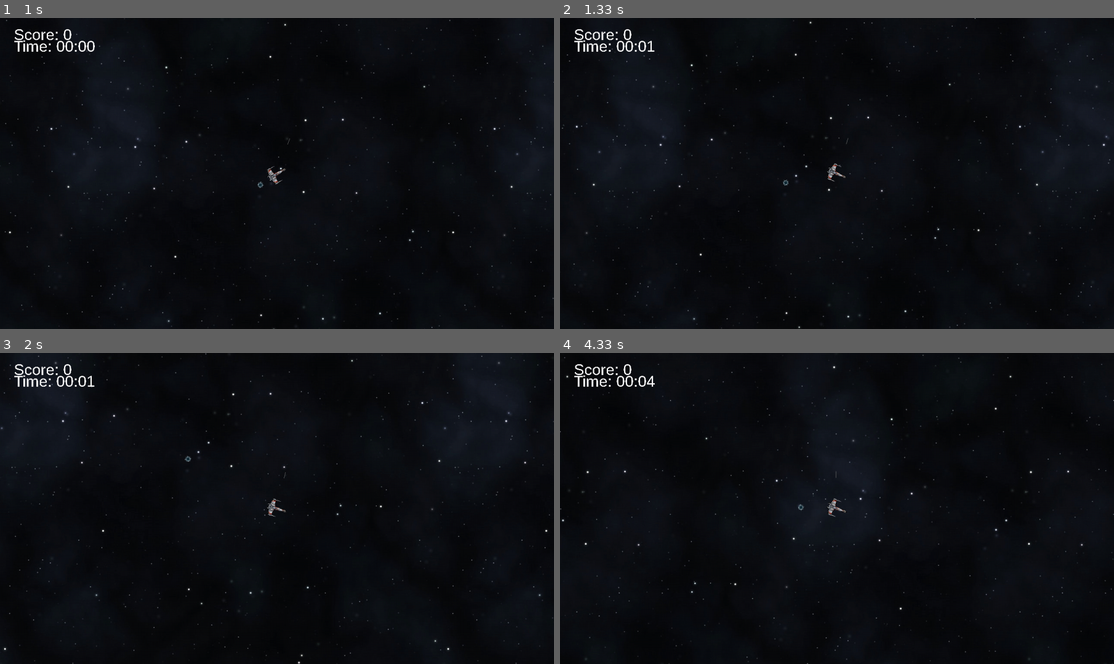
Above: before the commit, frames 1-4 (two rows, left to right).
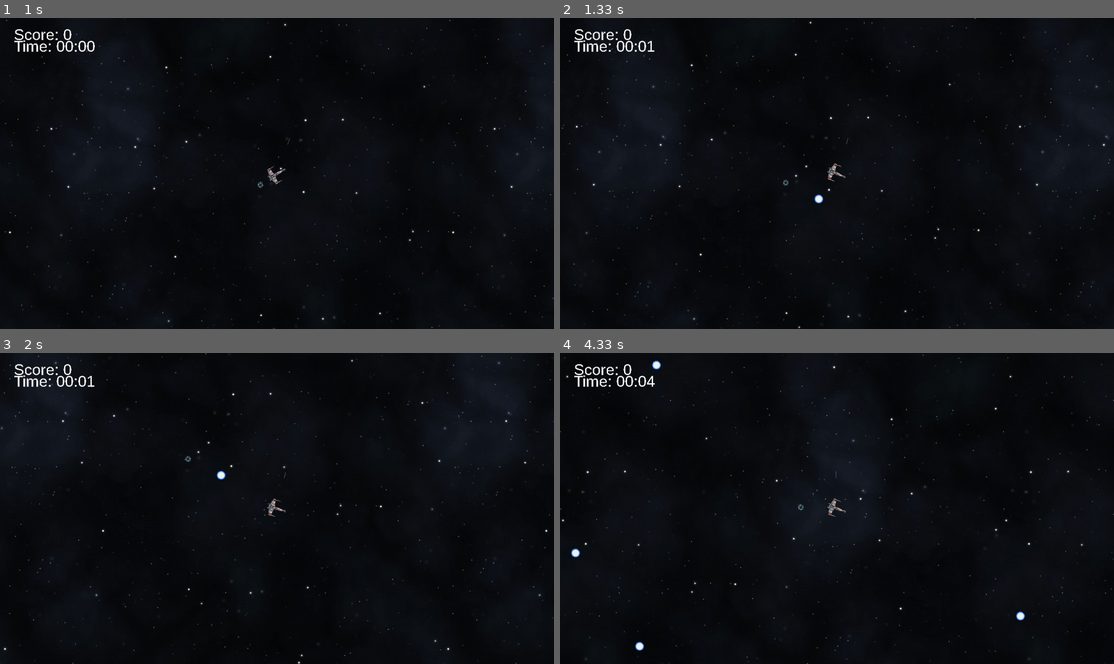
Above: after the commit, the same moments.

Repository: Lqueed/pygame_sample
Game: pygame game, started from main.py
Same seed, same stepped clock (60 frames per second), same inputs: the game is played once before the commit and once after it.
Inputs:
- Up to frame 1 (1 s): tap Space at 0.33 s; hold Right from 0.67 s (still down); tap Ctrl at 0.73 s; tap Alt at 0.82 s
- Up to frame 2 (1.33 s): tap Ctrl at 1.03, 1.23 s; release Right at 1.13 s; hold Right from 1.17 s (still down)
- Up to frame 3 (2 s): tap Ctrl at 1.53, 1.73 s; release Right at 1.63 s; hold Left from 1.67 s (still down)
- Up to frame 4 (4.33 s): tap Ctrl at 2.03, 2.3, 2.6, 2.73, 3.03, 3.4, 3.7, 3.9, 4.2 s; release Left at 2.2 s; hold Left 2.23-2.63 s; tap Alt at 2.38, 3.98 s; hold Right 2.67-3.3 s; hold Left 3.33-3.8 s; hold Right 3.83-4.3 s

Frame 1 is identical in both runs. In frame 2, less than 0.1% of the frame differs, in the area x 45-48%, y 56-60%; in frame 3, less than 0.1%; in frame 4, 0.2%, in the area x 2-84%, y 2-96%.

Commit message:
init shot bonus

Diff:
--- a/cmd/config/config.py
+++ b/cmd/config/config.py
@@ -12,17 +12,21 @@
 PLAYER_ROTATE_SPEED = 3
 BOMB_EXPLOSION_RADIUS = 30
 ARROWS_TO_MOB = True
+SHOT_SPEED = 15
+POWER_SHOT_SPEED = 20
 
 img_folder = "png"
 sounds_folder = "sounds"
 
 #IMAGES
 SHOT_IMG = os.path.join(img_folder, "shot.png")
+POWER_SHOT_IMG = os.path.join(img_folder, "shot_yellow.png")
 BACKGOUND_TILE_IMG = os.path.join(img_folder, "tile_bg_blue.jpg")
 BASE_MOB_IMG = os.path.join(img_folder, "x-wing-small-inverted.png")
 BASE_PLAYER_IMG = os.path.join(img_folder, "x-wing-small.png")
 EXPLOSION_IMAGE = os.path.join(img_folder, "explosion.png")
 BOMB_IMG = os.path.join(img_folder, "bomb.png")
+BONUS_IMG = os.path.join(img_folder, "bonus.png")
 
 # CONTROLS
 PAUSE_KEY = pygame.K_p
--- /dev/null
+++ b/cmd/objects/BaseBonus.py
@@ -0,0 +1,61 @@
+from cmd.helpers.ObjectHelper import rot_center
+import pygame
+import random
+from cmd.config.config import (
+    RES_X,
+    RES_Y,
+    BONUS_IMG
+)
+
+
+class BaseBonus:
+    """
+    Базовый класс для бонусов - хранит состояние, координаты, угол, id и таймер
+    """
+    def __init__(self, id, object_positions, img, screen, pos_x=0, pos_y=0):
+        self.id = id
+        self.object_positions = object_positions
+        self.img = img
+        self.pos_x = pos_x
+        self.pos_y = pos_y
+        self.abs_pos_x = 0
+        self.abs_pos_y = 0
+        self.screen = screen
+        self.age = 0
+        self.set_img(img)
+        self.type = 'power'
+
+    def move(self,
+             left=None,
+             right=None,
+             up=None,
+             down=None):
+        if left:
+            self.abs_pos_x += left
+            self.pos_x += left
+        if right:
+            self.abs_pos_x -= right
+            self.pos_x -= right
+        if up:
+            self.abs_pos_y += up
+            self.pos_y += up
+        if down:
+            self.abs_pos_y -= down
+            self.pos_y -= down
+
+    def set_img(self, img: str = None):
+        self.img = pygame.image.load(img)
+
+    def draw_bonus(self):
+        self.screen.blit(self.img,
+                         (self.abs_pos_x - 10,
+                          self.abs_pos_y - 10))
+
+    def spawn(self):
+        self.abs_pos_x = self.pos_x
+        self.abs_pos_y = self.pos_y
+
+    def spawn_random(self):
+        self.pos_x = random.randint(0, RES_X)
+        self.pos_y = random.randint(0, RES_Y)
+        self.spawn()
--- a/cmd/objects/BaseShot.py
+++ b/cmd/objects/BaseShot.py
@@ -1,21 +1,31 @@
 from cmd.helpers.ObjectHelper import rot_center
 import math
+import pygame
+
+from cmd.config.config import SHOT_SPEED, SHOT_IMG
 
 
 class BaseShot:
     """
     Базовый класс для выстрелов - хранит состояние, координаты, угол, скорость и id
     """
-    def __init__(self, id, object_positions, img, angle, pos_x, pos_y, screen):
+    def __init__(self, id, object_positions, angle, pos_x, pos_y, screen):
         self.id = id
+        self.img = None
         self.object_positions = object_positions
-        self.img = img
         self.angle = angle
         self.pos_x = pos_x
         self.pos_y = pos_y
         self.screen = screen
-        self.speed = 15  # пока хардкод
+        self.speed = SHOT_SPEED
         self.age = 0
+        self.set_img(SHOT_IMG)
+        self.power = False
+
+    def set_img(self, img):
+        self.img = pygame.image.load(img)
+        rotated_shot, _ = rot_center(self.img, self.angle, self.pos_x, self.pos_y)
+        self.img = rotated_shot
 
     def move(self):
         """
--- a/cmd/objects/ObjectPositions.py
+++ b/cmd/objects/ObjectPositions.py
@@ -3,8 +3,10 @@
 
 from cmd.helpers.ObjectHelper import rot_center
 from cmd.objects.BaseShot import BaseShot
+from cmd.objects.PowerShot import PowerShot
 from cmd.objects.BaseMob import BaseMob
 from cmd.objects.BaseBomb import BaseBomb
+from cmd.objects.BaseBonus import BaseBonus
 from cmd.config.config import (
     BASE_MOB_IMG,
     SPAWN_RATE,
@@ -12,7 +14,8 @@
     RES_X,
     RES_Y,
     ARROWS_TO_MOB,
-    BOMB_EXPLOSION_RADIUS
+    BOMB_EXPLOSION_RADIUS,
+    BONUS_IMG
 )
 
 
@@ -29,6 +32,7 @@
         self.mobs = {}
         self.shots = {}
         self.bombs = {}
+        self.bonuses = {}
         self.player_x_size = 20  # mock
         self.player_y_size = 20  # mock
         self.mob_x_size_small = 24
@@ -61,22 +65,33 @@
     def add_player(self, player):
         self.player_obj = player
 
-    def add_shot(self, img, angle):
+    def add_shot(self, angle, shot_type='base'):
         pos_x = self.player[0]
         pos_y = self.player[1]
-        rotated_shot, _ = rot_center(img, angle, pos_x, pos_y)
         shot_id = str(uuid.uuid4())
-        self.shots[shot_id] = BaseShot(
-            id=shot_id,
-            object_positions=self,
-            img=rotated_shot,
-            angle=angle,
-            pos_x=pos_x,
-            pos_y=pos_y,
-            screen=self.screen
-        )
-        self.shots[shot_id].draw_shot()
-        self.sounds.sound_shot()
+
+        if shot_type == 'power':
+            self.shots[shot_id] = PowerShot(
+                id=shot_id,
+                object_positions=self,
+                angle=angle,
+                pos_x=pos_x,
+                pos_y=pos_y,
+                screen=self.screen
+            )
+            self.shots[shot_id].draw_shot()
+            self.sounds.sound_shot()
+        elif shot_type == 'base':
+            self.shots[shot_id] = BaseShot(
+                id=shot_id,
+                object_positions=self,
+                angle=angle,
+                pos_x=pos_x,
+                pos_y=pos_y,
+                screen=self.screen
+            )
+            self.shots[shot_id].draw_shot()
+            self.sounds.sound_shot()
 
     def add_bomb(self, img):
         pos_x = self.player[0]
@@ -93,6 +108,16 @@
         )
         self.bombs[bomb_id].spawn()
 
+    def add_bonus(self, img):
+        bonus_id = str(uuid.uuid4())
+        self.bonuses[bonus_id] = BaseBonus(
+            id=bonus_id,
+            img=img,
+            screen=self.screen,
+            object_positions=self
+        )
+        self.bonuses[bonus_id].spawn_random()
+
     def move_shots(self):
         to_delete = []
         for shot_id, shot in self.shots.items():
@@ -108,6 +133,8 @@
             mob_obj.move_mob()
         for bomb_id, bomb_obj in self.bombs.items():
             bomb_obj.move(left, right, up, down)
+        for bonus_id, bonus_obj in self.bonuses.items():
+            bonus_obj.move(left, right, up, down)
 
     def draw_player(self):
         self.player_obj.draw()
@@ -122,11 +149,18 @@
         for _, bomb in self.bombs.items():
             bomb.draw_bomb()
 
+    def draw_bonuses(self):
+        for _, bonus in self.bonuses.items():
+            bonus.draw_bonus()
+
     def draw_all(self):
         self.draw_bombs()
+        self.draw_bonuses()
         self.draw_mobs()
         self.draw_player()
         self.stats.draw()
+
+        self.check_active_bonuses()
 
     def find_collisions(self):
         """
@@ -143,6 +177,10 @@
         for b_id in collided_bombs:
             if b_id in self.bombs:
                 self.bombs[b_id].destroy_bomb(img=EXPLOSION_IMAGE)
+
+        bonuses = self.detect_collisions_bonuses()
+        for b_id in bonuses:
+            self.bonuses.pop(b_id, None)
 
         self.destroy_timer()
 
@@ -193,7 +231,8 @@
                          abs(shot_data.pos_y) >= coords.pos_y - self.mob_y_size_small) \
                     and not coords.is_destroyed:
                     collided.append(mob_id)
-                    shot_to_del.append(shot_id)
+                    if not shot_data.power:
+                        shot_to_del.append(shot_id)
                     self.stats.increase_score(10)
         for shot_id in shot_to_del:
             self.shots.pop(shot_id, None)
@@ -228,6 +267,17 @@
 
         return collided_mob, collided_bomb
 
+    def detect_collisions_bonuses(self):
+        collided = []
+        for bonus_id, coords in self.bonuses.items():
+            if (coords.pos_x <= self.player[0] + self.player_x_size and \
+                coords.pos_x >= self.player[0] - self.player_x_size) \
+                    and (coords.pos_y <= self.player[1] + self.player_y_size and \
+                         coords.pos_y >= self.player[1] - self.player_y_size):
+                collided.append(bonus_id)
+                self.set_player_shot_type(coords.type)
+        return collided
+
     def spawn_more_mobs_random(self):
         if len(self.mobs) == 0:
             if random.randint(0, SPAWN_RATE) == 0:
@@ -236,10 +286,30 @@
                                  screen=self.screen,
                                  object_positions=self)
 
-    def del_too_far_mobs(self):
+    def spawn_bonus_random(self):
+        if random.randint(0, SPAWN_RATE) == 0:
+            for _ in range(1):
+                self.add_bonus(img=BONUS_IMG)
+
+    def del_too_far_objects(self):
         to_delete = []
         for mob_id, mob in self.mobs.items():
             if mob.pos_x - self.player[0] > RES_X * 3 or mob.pos_y - self.player[1] > RES_Y * 3:
                 to_delete.append(mob_id)
         for mob_id in to_delete:
             self.mobs.pop(mob_id, None)
+
+        for s_id, shot in self.shots.items():
+            if shot.pos_x - self.player[0] > RES_X * 3 or shot.pos_y - self.player[1] > RES_Y * 3:
+                to_delete.append(s_id)
+        for s_id in to_delete:
+            self.shots.pop(s_id, None)
+
+    def get_player_shot_type(self):
+        return self.player_obj.get_shot_type()
+
+    def set_player_shot_type(self, shot_type: str):
+        self.player_obj.set_shot_type(shot_type)
+
+    def check_active_bonuses(self):
+        self.player_obj.check_active_bonuses()
--- a/cmd/objects/Player.py
+++ b/cmd/objects/Player.py
@@ -16,6 +16,8 @@
         super().__init__(screen, object_positions, img)
         self.object_positions.set_position('player', RES_X/2, RES_Y/2)
         self.destroyed = False
+        self.shot_type = 'base'
+        self.active_bonuses = {}
 
     def draw(self):
         player_image, new_rect = rot_center(self.img,
@@ -27,3 +29,22 @@
     def destroy_player(self):
         self.destroyed = True
         self.set_ship_img(img=EXPLOSION_IMAGE)
+
+    def set_shot_type(self, shot_type: str = 'base'):
+        self.shot_type = shot_type
+        self.active_bonuses['shot'] = 0
+
+    def get_shot_type(self):
+        return self.shot_type
+
+    def check_active_bonuses(self):
+        to_delete = []
+        for bonus_type in self.active_bonuses:
+            self.active_bonuses[bonus_type] += 1
+            if self.active_bonuses[bonus_type] >= 360:
+                to_delete.append(bonus_type)
+                if bonus_type == 'shot':
+                    self.set_shot_type()
+
+        for item in to_delete:
+            self.active_bonuses.pop(item, False)
--- /dev/null
+++ b/cmd/objects/PowerShot.py
@@ -0,0 +1,14 @@
+import math
+import pygame
+
+from cmd.objects.BaseShot import BaseShot
+from cmd.config.config import POWER_SHOT_SPEED, POWER_SHOT_IMG
+from cmd.helpers.ObjectHelper import rot_center
+
+
+class PowerShot(BaseShot):
+    def __init__(self, id, object_positions, angle, pos_x, pos_y, screen):
+        super().__init__(id, object_positions, angle, pos_x, pos_y, screen)
+        self.speed = POWER_SHOT_SPEED
+        self.set_img(POWER_SHOT_IMG)
+        self.power = True
--- a/main.py
+++ b/main.py
@@ -15,7 +15,8 @@
     BASE_MOB_IMG,
     BASE_PLAYER_IMG,
     GAME_SPEED_FPS,
-    BOMB_IMG
+    BOMB_IMG,
+    POWER_SHOT_IMG
 )
 
 """
@@ -104,6 +105,7 @@
 
     # спавн мобов если кончились
     object_positions.spawn_more_mobs_random()
+    object_positions.spawn_bonus_random()
 
     # передвижение поворот + вперед-назад - определяем по кнопкам
     move_speed, left, right = key_helper.detect_player_rotate(keys, speed)
@@ -123,10 +125,12 @@
         )
 
     shoot = key_helper.detect_shoot(keys)
+    shot_type = object_positions.get_player_shot_type()
     if shoot:
         # стрельба - спавним новый выстрел раз в 20 фреймов (3 раза в секунду). Выстрел тоже объект
+        print(object_positions.get_player_shot_type(), object_positions.player_obj.active_bonuses)
         if shoot_delay <= 0:
-            object_positions.add_shot(shot_img, object_positions.player_obj.orientation)
+            object_positions.add_shot(object_positions.player_obj.orientation, shot_type=shot_type)
             shoot_delay = 20
 
     bomb = key_helper.detect_bomb_drop(keys)
@@ -147,7 +151,7 @@
     # сначала всегда отрисовываем фон, потом сверху все остальное
     bg.draw()
 
-    object_positions.del_too_far_mobs()
+    object_positions.del_too_far_objects()
 
     # двигаем мобов и выстрелы
     object_positions.move_objects(left, right, up, down)
Binary file added: png/bonus.png
